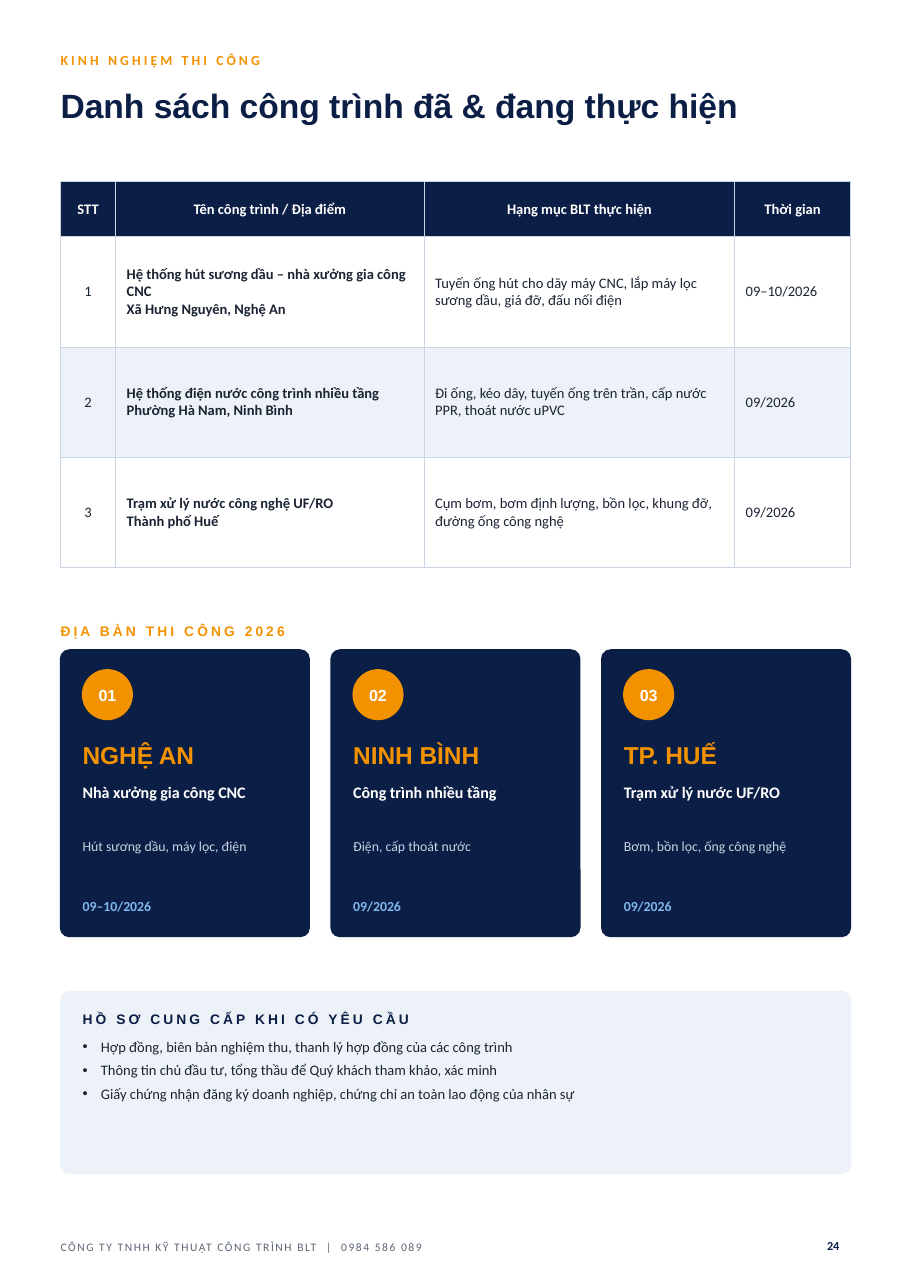
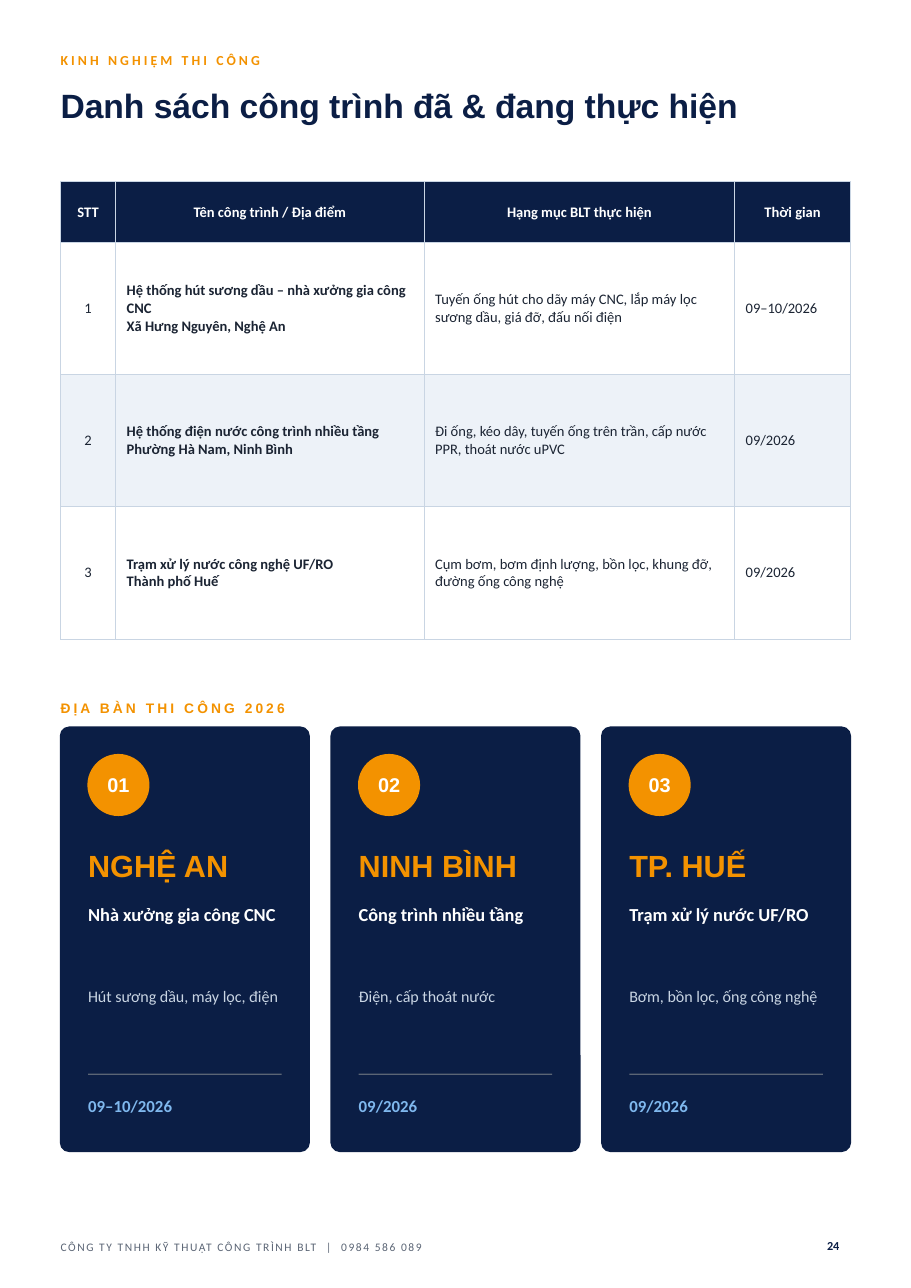
Before and after one commit to haquyenkl2-sys/C-NG-TY-CP-TH-NG-M-I-T-NG-H-P-MINH-PH-T, a slide deck: slide 24 of ho-so-nang-luc-BLT/HO_SO_NANG_LUC_BLT.pptx. Drawn at 911x1288 pixels with LibreOffice and Linux fonts; fonts in the diff are those of the drawing; background and template pictures are left out. Boxes give left, top, right and bottom in pixels: in the first picture for what was removed or moved away, otherwise in the second. Text is boxed around its words. In the diff, an @@ line names an element or a change of style, - is before the commit and + after.

```diff
--- a/ho-so-nang-luc-BLT/HO_SO_NANG_LUC_BLT.pptx
+++ b/ho-so-nang-luc-BLT/HO_SO_NANG_LUC_BLT.pptx
@@ table: place and size @@
-table at (61, 182, 850, 533)
+table at (61, 182, 850, 593)
@@ text "ĐỊA BÀN THI CÔNG 2026": place and size @@
-text "ĐỊA BÀN THI CÔNG 2026" at (61, 625, 285, 639)
+text "ĐỊA BÀN THI CÔNG 2026" at (61, 702, 285, 716)
@@ rounded rectangle: place and size @@
-rounded rectangle at (61, 650, 310, 936)
+rounded rectangle at (61, 727, 310, 1151)
@@ rounded rectangle: place and size @@
-rounded rectangle at (332, 650, 581, 936)
+rounded rectangle at (332, 727, 581, 1151)
@@ rounded rectangle: place and size @@
-rounded rectangle at (601, 650, 850, 936)
+rounded rectangle at (601, 727, 850, 1151)
@@ text "01": place and size @@
-text "01" at (99, 690, 117, 701)
+text "01" at (107, 778, 129, 793)
@@ ellipse: place and size @@
-ellipse at (83, 670, 132, 719)
+ellipse at (88, 755, 149, 815)
@@ text "02": place and size @@
-text "02" at (369, 689, 387, 701)
+text "02" at (378, 778, 400, 793)
@@ ellipse: place and size @@
-ellipse at (354, 670, 403, 719)
+ellipse at (359, 755, 420, 815)
@@ size 10.5 to 13 pt in 3 elements at (107, 778, 129, 793), (378, 778, 400, 793), (649, 778, 671, 793) @@
@@ text "03": place and size @@
-text "03" at (640, 689, 658, 701)
+text "03" at (649, 778, 671, 793)
@@ ellipse: place and size @@
-ellipse at (623, 670, 673, 719)
+ellipse at (629, 755, 690, 815)
@@ text "NGHỆ AN": place and size @@
-text "NGHỆ AN" at (83, 744, 194, 769)
+text "NGHỆ AN" at (88, 852, 228, 882)
@@ size 16 to 20 pt in 3 elements at (88, 852, 228, 882), (629, 852, 747, 878), (359, 852, 517, 877) @@
@@ text "NINH BÌNH": place and size @@
-text "NINH BÌNH" at (353, 744, 480, 764)
+text "NINH BÌNH" at (359, 852, 517, 877)
@@ text "TP. HUẾ": place and size @@
-text "TP. HUẾ" at (624, 744, 717, 765)
+text "TP. HUẾ" at (629, 852, 747, 878)
@@ text "Nhà xưởng gia công CNC": place and size @@
-text "Nhà xưởng gia công CNC" at (83, 786, 245, 801)
+text "Nhà xưởng gia công CNC" at (88, 908, 275, 924)
@@ size 10.5 to 12 pt in 3 elements at (88, 908, 275, 924), (629, 907, 808, 924), (359, 907, 523, 924) @@
@@ text "Công trình nhiều tầng": place and size @@
-text "Công trình nhiều tầng" at (353, 786, 496, 801)
+text "Công trình nhiều tầng" at (359, 907, 523, 924)
@@ text "Trạm xử lý nước UF/RO": place and size @@
-text "Trạm xử lý nước UF/RO" at (624, 786, 780, 801)
+text "Trạm xử lý nước UF/RO" at (629, 907, 808, 924)
@@ text "Hút sương dầu, máy lọc, ...": place and size @@
-text "Hút sương dầu, máy lọc, ..." at (83, 840, 247, 854)
+text "Hút sương dầu, máy lọc, ..." at (88, 990, 278, 1005)
@@ size 9 to 10.5 pt in 3 elements at (88, 990, 278, 1005), (629, 990, 817, 1005), (359, 990, 495, 1005) @@
@@ text "Điện, cấp thoát nước": place and size @@
-text "Điện, cấp thoát nước" at (353, 840, 471, 854)
+text "Điện, cấp thoát nước" at (359, 990, 495, 1005)
@@ text "Bơm, bồn lọc, ống công ...": place and size @@
-text "Bơm, bồn lọc, ống công ..." at (624, 840, 786, 854)
+text "Bơm, bồn lọc, ống công ..." at (629, 990, 817, 1005)
@@ rounded rectangle removed at (61, 991, 850, 1173) @@
@@ text removed at (83, 1013, 409, 1024) @@
-HỒ SƠ CUNG CẤP KHI CÓ YÊU CẦU
@@ text removed at (101, 1041, 574, 1102) @@
-• Hợp đồng, biên bản nghiệm thu, thanh lý hợp đồng của các công trình
-• Thông tin chủ đầu tư, tổng thầu để Quý khách tham khảo, xác minh
-• Giấy chứng nhận đăng ký doanh nghiệp, chứng chỉ an toàn lao động của nhân sự
@@ line added from (88, 1074) to (282, 1074), #5B6575 0.75 pt @@
@@ line added from (359, 1074) to (552, 1074), #5B6575 0.75 pt @@
@@ line added from (629, 1074) to (823, 1074), #5B6575 0.75 pt @@
@@ text "09–10/2026": place and size @@
-text "09–10/2026" at (83, 901, 152, 912)
+text "09–10/2026" at (88, 1100, 172, 1113)
@@ text "09/2026": place and size @@
-text "09/2026" at (353, 901, 401, 912)
+text "09/2026" at (359, 1100, 417, 1113)
@@ size 9 to 11 pt in 3 elements at (88, 1100, 172, 1113), (359, 1100, 417, 1113), (629, 1100, 687, 1113) @@
@@ text "09/2026": place and size @@
-text "09/2026" at (624, 901, 672, 912)
+text "09/2026" at (629, 1100, 687, 1113)
```
Also in this commit, not shown: 2 other files.
